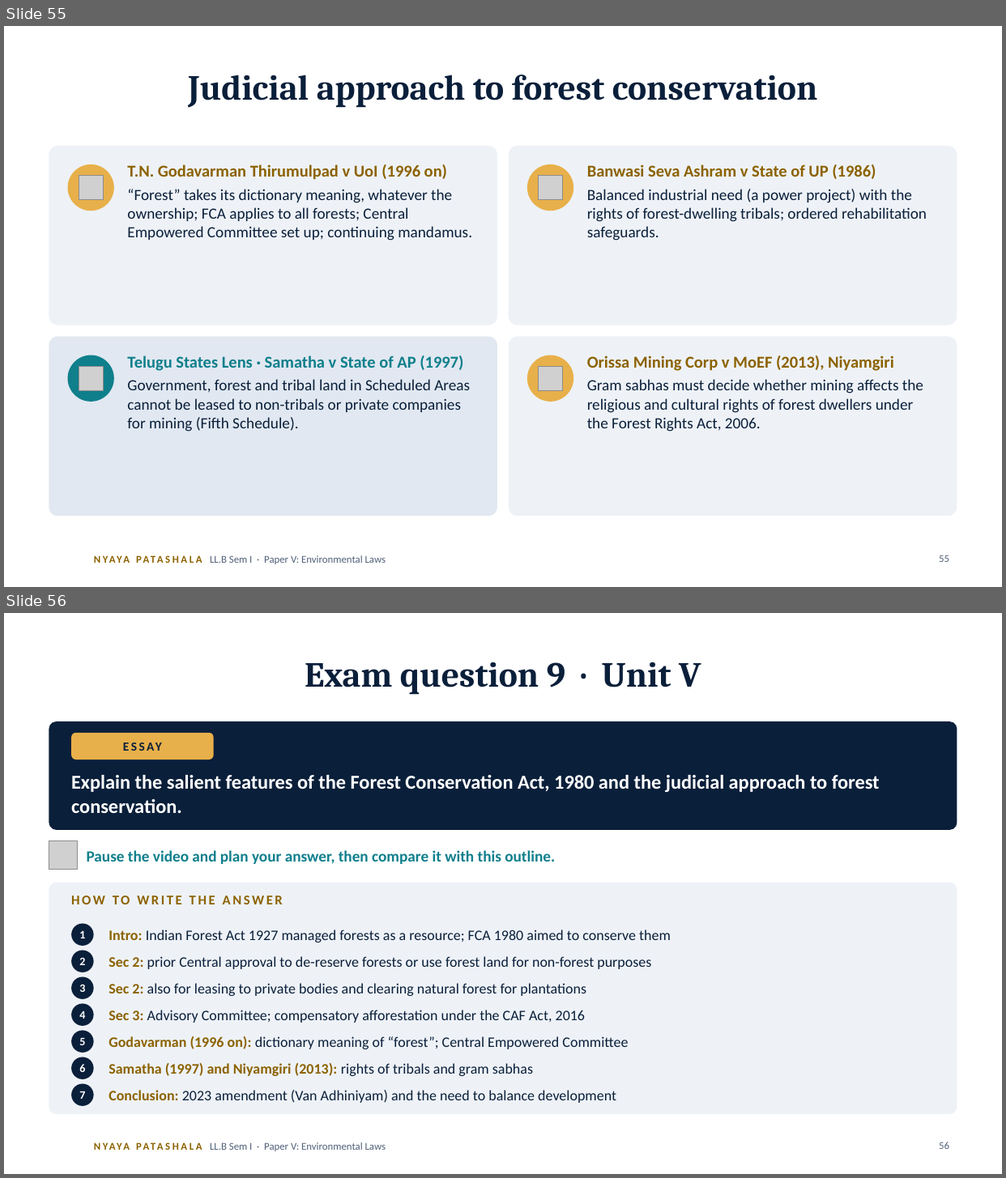
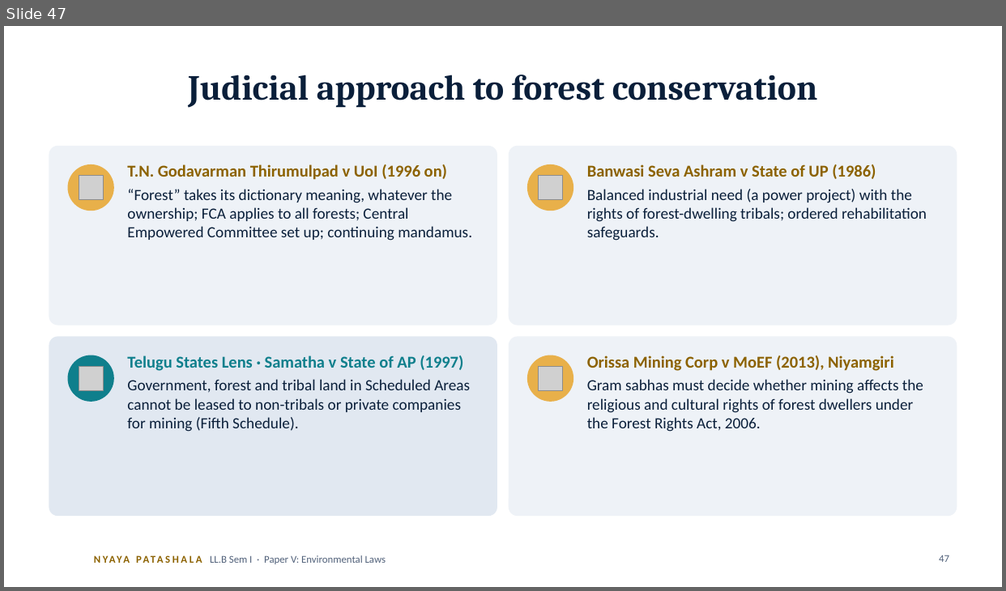
Before and after one commit to missioncivils92/current-affairs-Dasari-Mounika-, a slide deck: law/llb-sem1-environmental-laws/Environmental-Laws-Decoded_CLICK-animations.pptx. Shown one above the other, each under a label of ours: slides 55 and 56 before the commit, slide 47 after it. The pictures are 1006x1178 and 1006x591 pixels, drawn with LibreOffice and Linux fonts; fonts in the diff are those of the drawing; grey boxes stand for pictures; background and template pictures are left out. Boxes give left, top, right and bottom in pixels: in the first picture for what was removed or moved away, otherwise in the second. Text is boxed around its words. In the diff, an @@ line names an element or a change of style, - is before the commit and + after.

```diff
--- a/law/llb-sem1-environmental-laws/Environmental-Laws-Decoded_CLICK-animations.pptx
+++ b/law/llb-sem1-environmental-laws/Environmental-Laws-Decoded_CLICK-animations.pptx
@@ slide 56 removed at (4,613,1002,1174), background #FFFFFF; not listed: 2 template elements that a slide beside it also shows @@
@@ title removed at (305,662,701,695) @@
-Exam question 9 · Unit V
@@ rounded rectangle removed at (49,722,957,830) @@
@@ rounded rectangle removed at (71,733,214,760) @@
@@ text removed at (71,733,214,760) @@
-ESSAY
@@ text removed at (71,775,880,813) @@
-Explain the salient features of the Forest Conservation Act, 1980 and the judicial approach to forest conservation.
@@ picture removed at (49,841,78,870) @@
@@ text removed at (87,850,555,864) @@
-Pause the video and plan your answer, then compare it with this outline.
@@ rounded rectangle removed at (49,883,957,1114) @@
@@ text removed at (71,896,283,905) @@
-HOW TO WRITE THE ANSWER
@@ ellipse removed at (71,924,94,946) @@
@@ ellipse removed at (71,951,94,973) @@
@@ text removed at (79,931,85,939) @@
-1
@@ text removed at (108,930,671,943) @@
-Intro: Indian Forest Act 1927 managed forests as a resource; FCA 1980 aimed to conserve them
@@ ellipse removed at (71,977,94,999) @@
@@ text removed at (79,957,85,965) @@
-2
@@ text removed at (108,956,651,969) @@
-Sec 2: prior Central approval to de-reserve forests or use forest land for non-forest purposes
@@ text removed at (79,984,85,992) @@
-3
@@ text removed at (108,983,586,996) @@
-Sec 2: also for leasing to private bodies and clearing natural forest for plantations
@@ ellipse removed at (71,1003,94,1026) @@
@@ text removed at (79,1012,85,1019) @@
-4
@@ text removed at (108,1010,585,1023) @@
-Sec 3: Advisory Committee; compensatory afforestation under the CAF Act, 2016
@@ ellipse removed at (71,1031,94,1053) @@
@@ text removed at (79,1038,85,1046) @@
-5
@@ text removed at (108,1037,628,1050) @@
-Godavarman (1996 on): dictionary meaning of “forest”; Central Empowered Committee
@@ ellipse removed at (71,1058,94,1080) @@
@@ text removed at (79,1064,85,1072) @@
-6
@@ text removed at (108,1063,533,1076) @@
-Samatha (1997) and Niyamgiri (2013): rights of tribals and gram sabhas
@@ ellipse removed at (71,1084,94,1106) @@
@@ text removed at (79,1092,85,1099) @@
-7
@@ text removed at (108,1090,616,1103) @@
-Conclusion: 2023 amendment (Van Adhiniyam) and the need to balance development
@@ page number removed at (939,1142,949,1149) @@
-56
@@ what was slide 55 is now slide 47 @@
@@ page number at (939,555,949,562): text changed @@
-55
+47
```
Also in this commit, not shown: 5 slides changed, 10 other slides removed, 4 other files.
